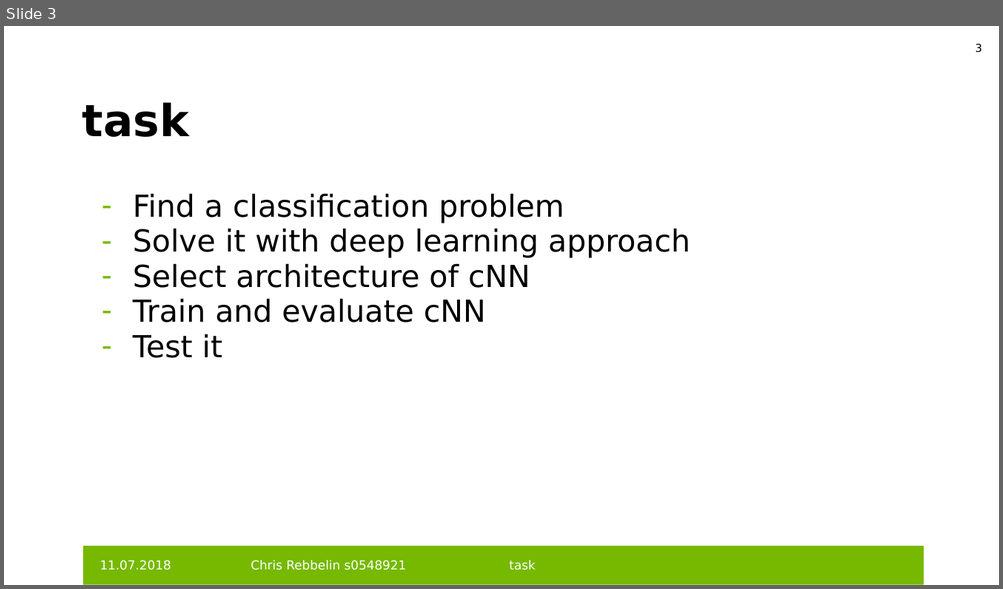
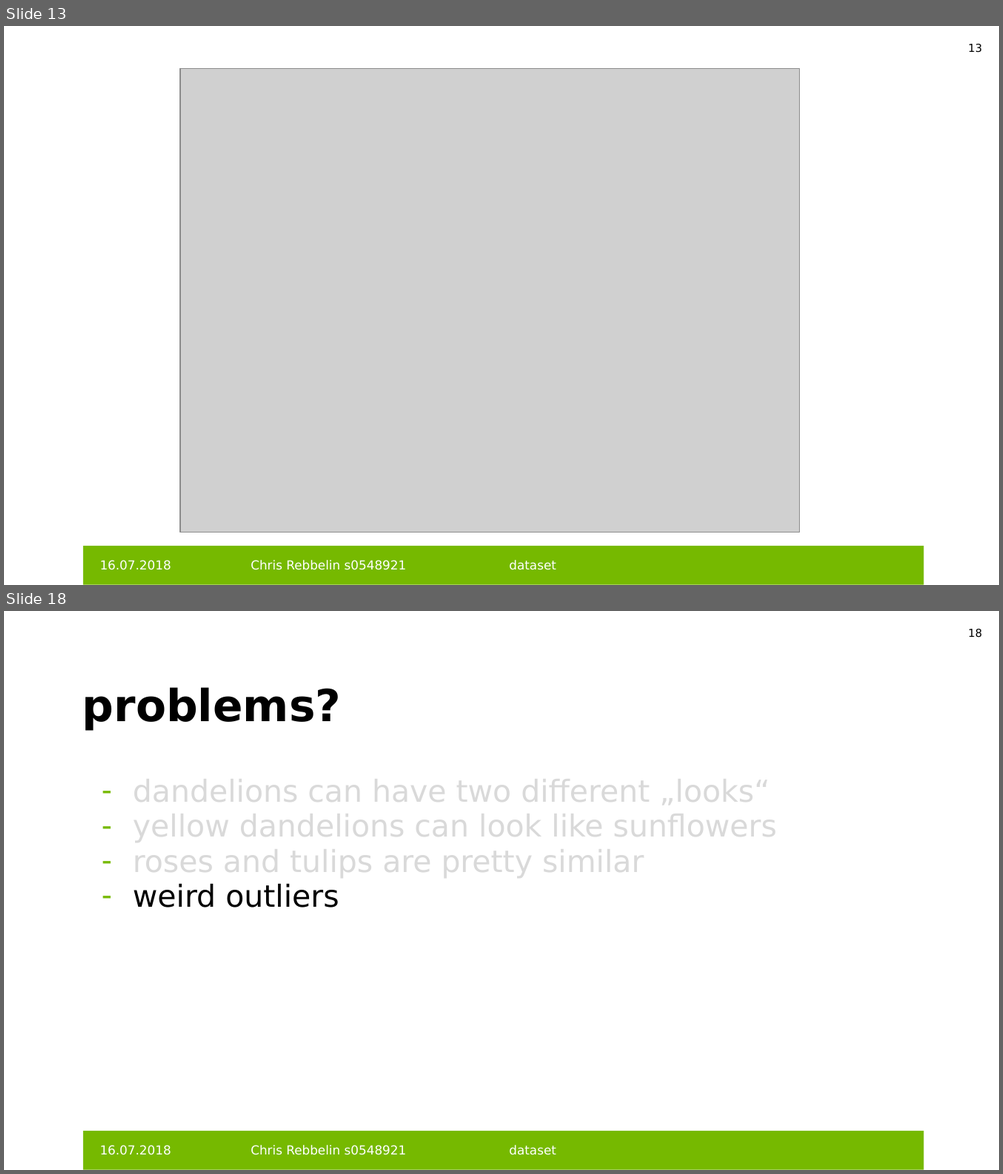
Before and after one commit to HeleleF/cnnProjUni, a slide deck: beleggg.pptx. Shown one above the other, each under a label of ours: slide 3 before the commit, slides 13 and 18 after it; the slides between them are not shown. The pictures are 1003x589 and 1003x1174 pixels, drawn with LibreOffice and Linux fonts; fonts in the diff are those of the drawing; grey boxes stand for pictures; background and template pictures are left out. Boxes give left, top, right and bottom in pixels: in the first picture for what was removed or moved away, otherwise in the second. Text is boxed around its words. In the diff, an @@ line names an element or a change of style, - is before the commit and + after.

```diff
--- a/beleggg.pptx
+++ b/beleggg.pptx
@@ slide 18 added at <box>4,611,999,1170</box>, background #FFFFFF; not listed: 1 template element that a slide beside it also shows @@
@@ page number added at <box>967,629,982,638</box>, 8 pt, text #000000 @@
+18
@@ title added at <box>82,687,341,730</box>, 32 pt, text #000000, bold @@
+problems?
@@ text added at <box>133,774,777,908</box>, 22 pt, text #D9D9D9 @@
+  – dandelions can have two different „looks“
+  – yellow dandelions can look like sunflowers
+  – roses and tulips are pretty similar
+  – weird outliers
@@ text added at <box>100,1145,171,1156</box>, 9 pt, text #FFFFFF @@
+16.07.2018
@@ text added at <box>250,1145,407,1156</box>, 9 pt, text #FFFFFF @@
+Chris Rebbelin s0548921
@@ text added at <box>509,1145,556,1156</box>, 9 pt, text #FFFFFF @@
+dataset
@@ what was slide 3 is now slide 13 @@
@@ slide 13 changed as well @@
@@ page number at <box>967,44,982,53</box>: text changed @@
-3
+13
@@ picture added at <box>180,69,799,533</box> @@
@@ title removed at <box>82,102,189,137</box> @@
-task
@@ text removed at <box>133,193,690,358</box> @@
-  – Find a classification problem
-  – Solve it with deep learning approach
-  – Select architecture of cNN
-  – Train and evaluate cNN
-  – Test it
@@ text at <box>100,560,171,571</box>: text changed @@
-11.07.2018
+16.07.2018
@@ text at <box>509,560,556,571</box>: text changed @@
-task
+dataset
```
Also in this commit, not shown: 10 other slides changed, 10 other slides added, 1 other file.
